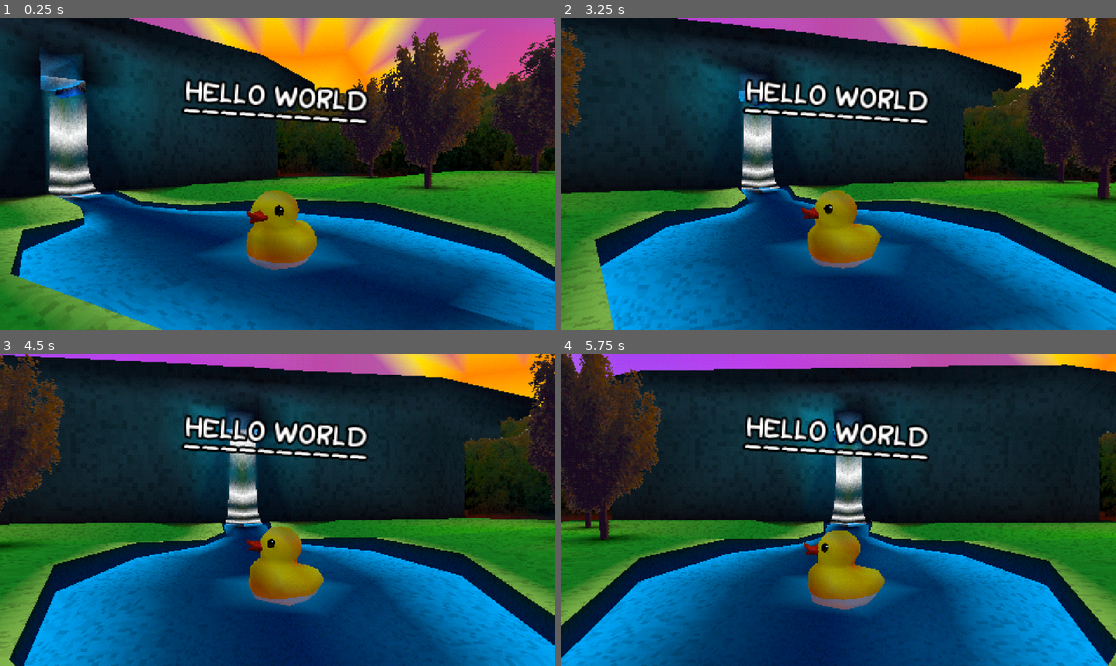
Above: before the commit, frames 1-4 (two rows, left to right).
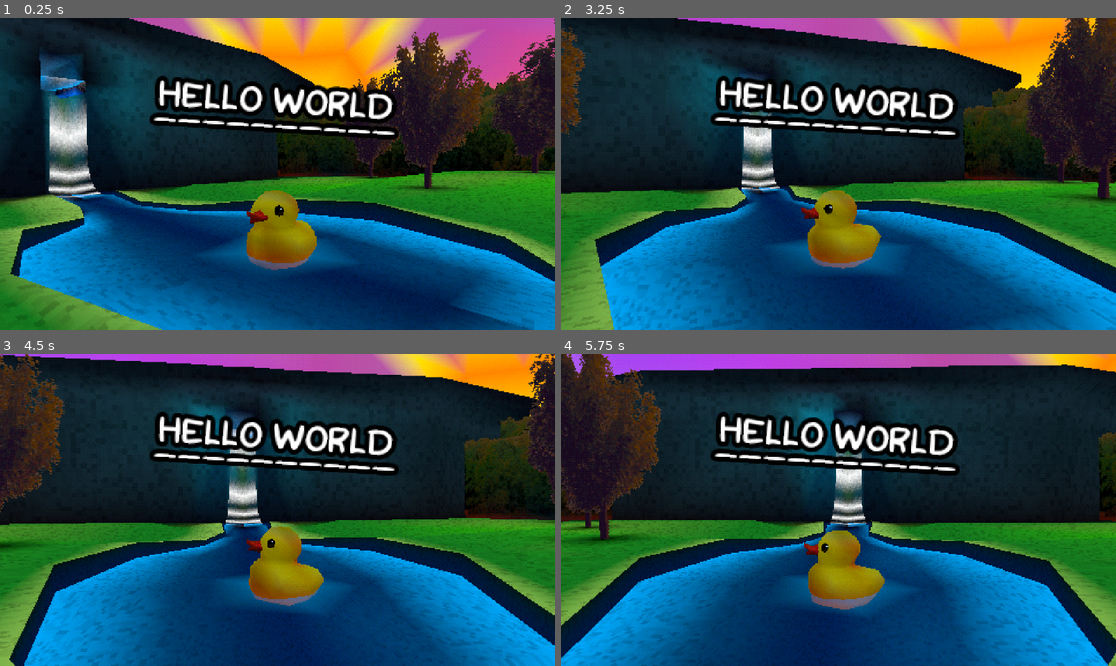
Above: after the commit, the same moments.

Repository: WittyCognomen/godot-psx-shaders-demo
Game: Godot game, scene res://demo.tscn
The game is run twice, just before and just after one commit, with the same random seed, the same clock (stepped at 60 frames per second) and the same inputs.
Inputs:
- Up to frame 1 (0.25 s): no input
- Up to frame 2 (3.25 s): no input
- Up to frame 3 (4.5 s): no input
- Up to frame 4 (5.75 s): no input

The runs differ from the first frame. In frame 1, 5.5% of the frame differs, in the area x 26-96%, y 18-52%; in frame 2, 5.7%; in frame 3, 5.7%; in frame 4, 5.8%, in the area x 26-99%, y 18-59%.

Commit message:
Update main scenes

Diff:
--- a/demo.tscn
+++ b/demo.tscn
@@ -6,20 +6,21 @@
 [ext_resource path="res://fonts/Redkost Comic.otf" type="DynamicFontData" id=4]
 
 [sub_resource type="DynamicFont" id=1]
-size = 24
-outline_size = 2
+size = 32
+outline_size = 4
 outline_color = Color( 0, 0, 0, 1 )
 use_filter = true
 font_data = ExtResource( 4 )
 
-[sub_resource type="ViewportTexture" id=5]
+[sub_resource type="ViewportTexture" id=2]
 viewport_path = NodePath("ViewportContainer/Viewport")
 
 [sub_resource type="ShaderMaterial" id=3]
 resource_local_to_scene = true
 shader = ExtResource( 3 )
 shader_param/col_depth = 32.0
-shader_param/scene_col = SubResource( 5 )
+shader_param/dith_range = 1.0
+shader_param/scene_col = SubResource( 2 )
 shader_param/dither_tex = ExtResource( 2 )
 
 [node name="root" type="Control"]
@@ -44,16 +45,18 @@
 size = Vector2( 480, 270 )
 transparent_bg = true
 handle_input_locally = false
+render_target_clear_mode = 1
 render_target_update_mode = 3
+audio_listener_enable_3d = true
 shadow_atlas_size = 2048
 
-[node name="Control" type="Control" parent="ViewportContainer/Viewport"]
+[node name="UI" type="Control" parent="ViewportContainer/Viewport"]
 anchor_right = 1.0
 anchor_bottom = 1.0
-size_flags_horizontal = 0
-size_flags_vertical = 0
+size_flags_horizontal = 3
+size_flags_vertical = 3
 
-[node name="RichTextLabel" type="RichTextLabel" parent="ViewportContainer/Viewport/Control"]
+[node name="RichTextLabel" type="RichTextLabel" parent="ViewportContainer/Viewport/UI"]
 anchor_top = 0.15
 anchor_right = 1.0
 anchor_bottom = 0.5
@@ -72,12 +75,11 @@
 fit_content_height = true
 
 [node name="Diorama2" parent="ViewportContainer/Viewport" instance=ExtResource( 1 )]
-transform = Transform( 1, 0, 0, 0, 1, 0, 0, 0, 1, -3.08014, 4.07906, 0.79624 )
 
-[node name="Clear_Color" type="ColorRect" parent="."]
+[node name="ClearColor" type="ColorRect" parent="."]
 anchor_right = 1.0
 anchor_bottom = 1.0
-color = Color( 0.772549, 0.772549, 0.772549, 1 )
+color = Color( 0, 0, 0, 1 )
 __meta__ = {
 "_edit_use_anchors_": false
 }
@@ -88,6 +90,8 @@
 anchor_bottom = 1.0
 grow_horizontal = 2
 grow_vertical = 2
+size_flags_horizontal = 3
+size_flags_vertical = 3
 size_flags_stretch_ratio = 0.0
 __meta__ = {
 "_edit_use_anchors_": false
--- a/wireframe_demo.tscn
+++ b/wireframe_demo.tscn
@@ -4,14 +4,15 @@
 [ext_resource path="res://wireframe_test_scene/wire_test_scene.tscn" type="PackedScene" id=3]
 [ext_resource path="res://shaders/psx_dither_post.shader" type="Shader" id=4]
 
-[sub_resource type="ViewportTexture" id=2]
+[sub_resource type="ViewportTexture" id=1]
 viewport_path = NodePath("ViewportContainer/Viewport")
 
-[sub_resource type="ShaderMaterial" id=3]
+[sub_resource type="ShaderMaterial" id=2]
 resource_local_to_scene = true
 shader = ExtResource( 4 )
-shader_param/col_depth = 16.0
-shader_param/scene_col = SubResource( 2 )
+shader_param/col_depth = 32.0
+shader_param/dith_range = 1.0
+shader_param/scene_col = SubResource( 1 )
 shader_param/dither_tex = ExtResource( 2 )
 
 [node name="root" type="Control"]
@@ -49,7 +50,7 @@
 }
 
 [node name="Render" type="ColorRect" parent="."]
-material = SubResource( 3 )
+material = SubResource( 2 )
 anchor_right = 1.0
 anchor_bottom = 1.0
 grow_horizontal = 2
